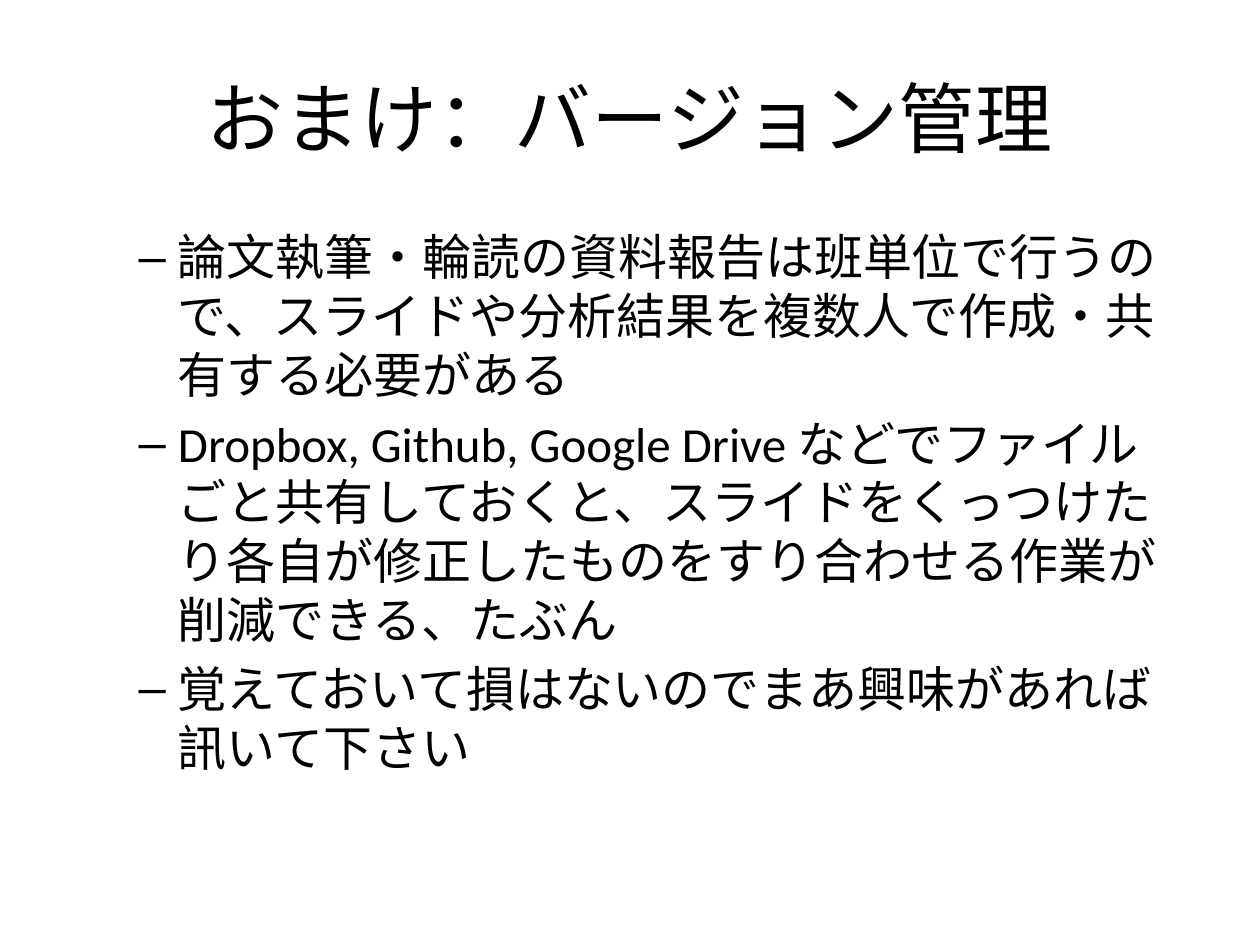
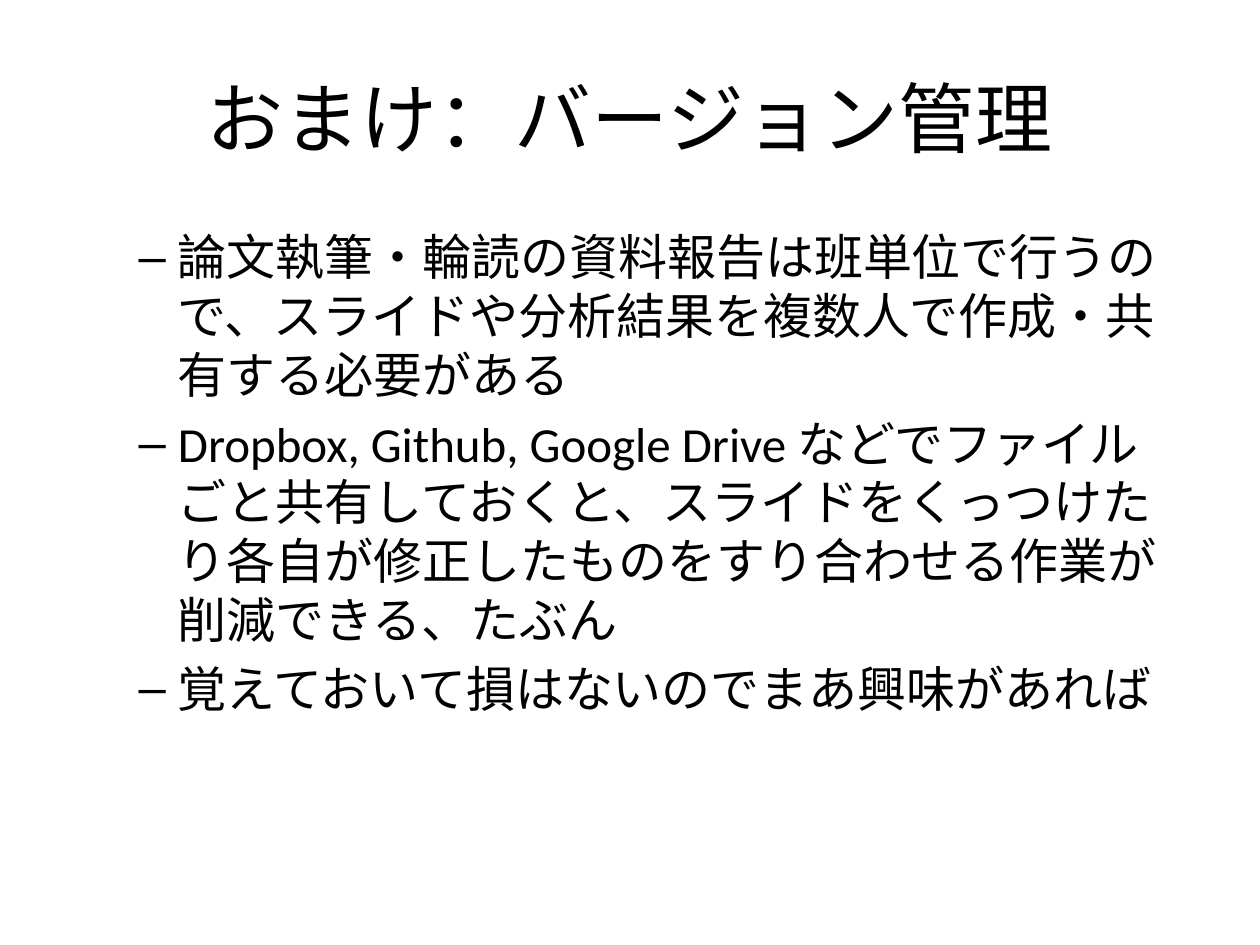
Before and after one commit to T-Reio/r_introduction, a slide deck: slide 68 of introduction1.pptx (slide 32 before the commit). Drawn at 1260x945 pixels with LibreOffice and Linux fonts; fonts in the diff are those of the drawing. Boxes give left, top, right and bottom in pixels: in the first picture for what was removed or moved away, otherwise in the second. Text is boxed around its words. In the diff, an @@ line names an element or a change of style, - is before the commit and + after.

```diff
--- a/introduction1.pptx
+++ b/introduction1.pptx
@@ text at <box>178,665,1151,711</box>: text changed @@
-  – 覚えておいて損はないのでまあ興味があれば訊いて下さい
+  – 覚えておいて損はないのでまあ興味があれば
```
Also in this commit, not shown: 10 other slides changed, 37 slides added, 1 slide removed, 5 other files.
